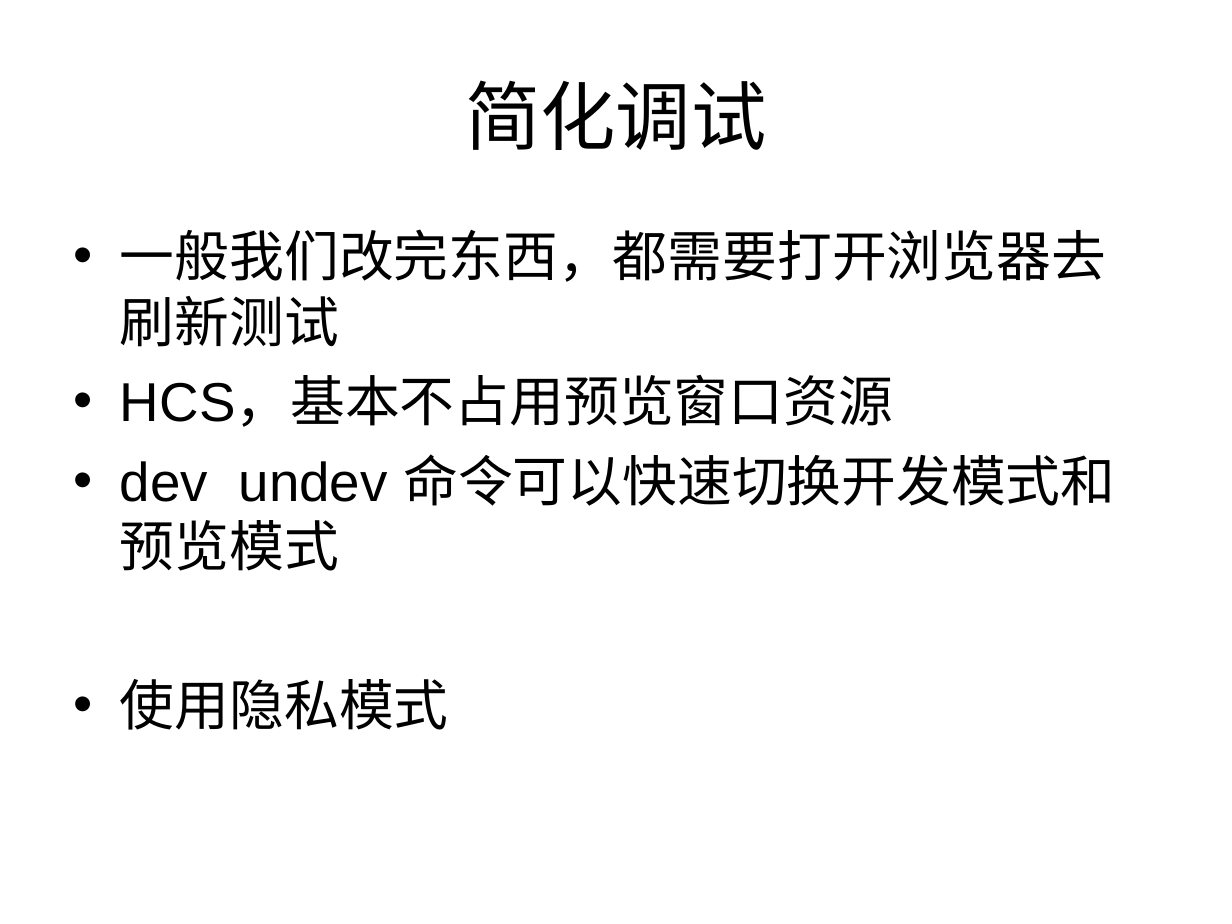
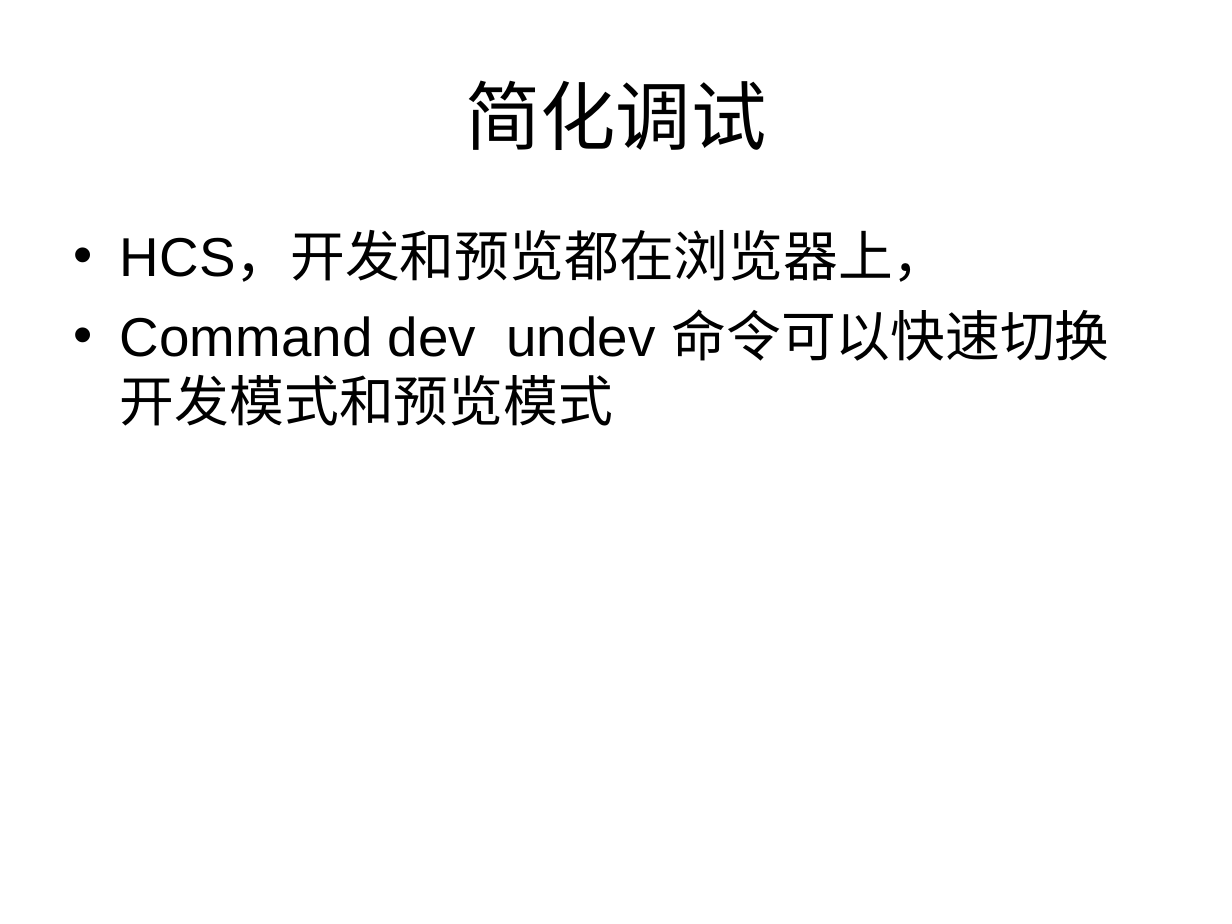
Before and after one commit to 306808700/hcs, a slide deck: slide 4 of 1.0/guide/HCS 基于chrome的命令行的编辑工具.ppt. Drawn at 1232x924 pixels with LibreOffice and Linux fonts; fonts in the diff are those of the drawing. Boxes give left, top, right and bottom in pixels: in the first picture for what was removed or moved away, otherwise in the second. Text is boxed around its words. In the diff, an @@ line names an element or a change of style, - is before the commit and + after.

Commit message:
ppt

```diff
--- a/1.0/guide/HCS 基于chrome的命令行的编辑工具.ppt
+++ b/1.0/guide/HCS 基于chrome的命令行的编辑工具.ppt
@@ text at [120, 233, 1110, 426]: text changed @@
-• 一般我们改完东西，都需要打开浏览器去刷新测试
-• HCS，基本不占用预览窗口资源
-• dev undev 命令可以快速切换开发模式和预览模式
-• 使用隐私模式
+• HCS，开发和预览都在浏览器上，
+• Command dev undev 命令可以快速切换开发模式和预览模式
```
Also in this commit, not shown: 3 other slides changed, 8 slides added.
